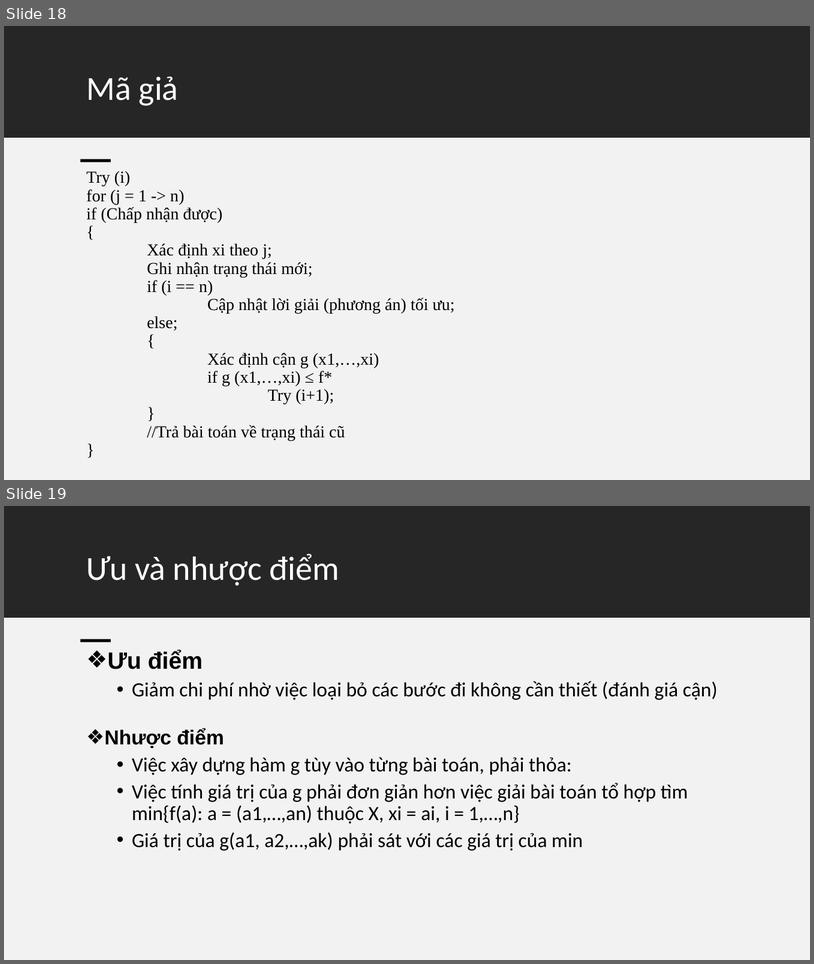
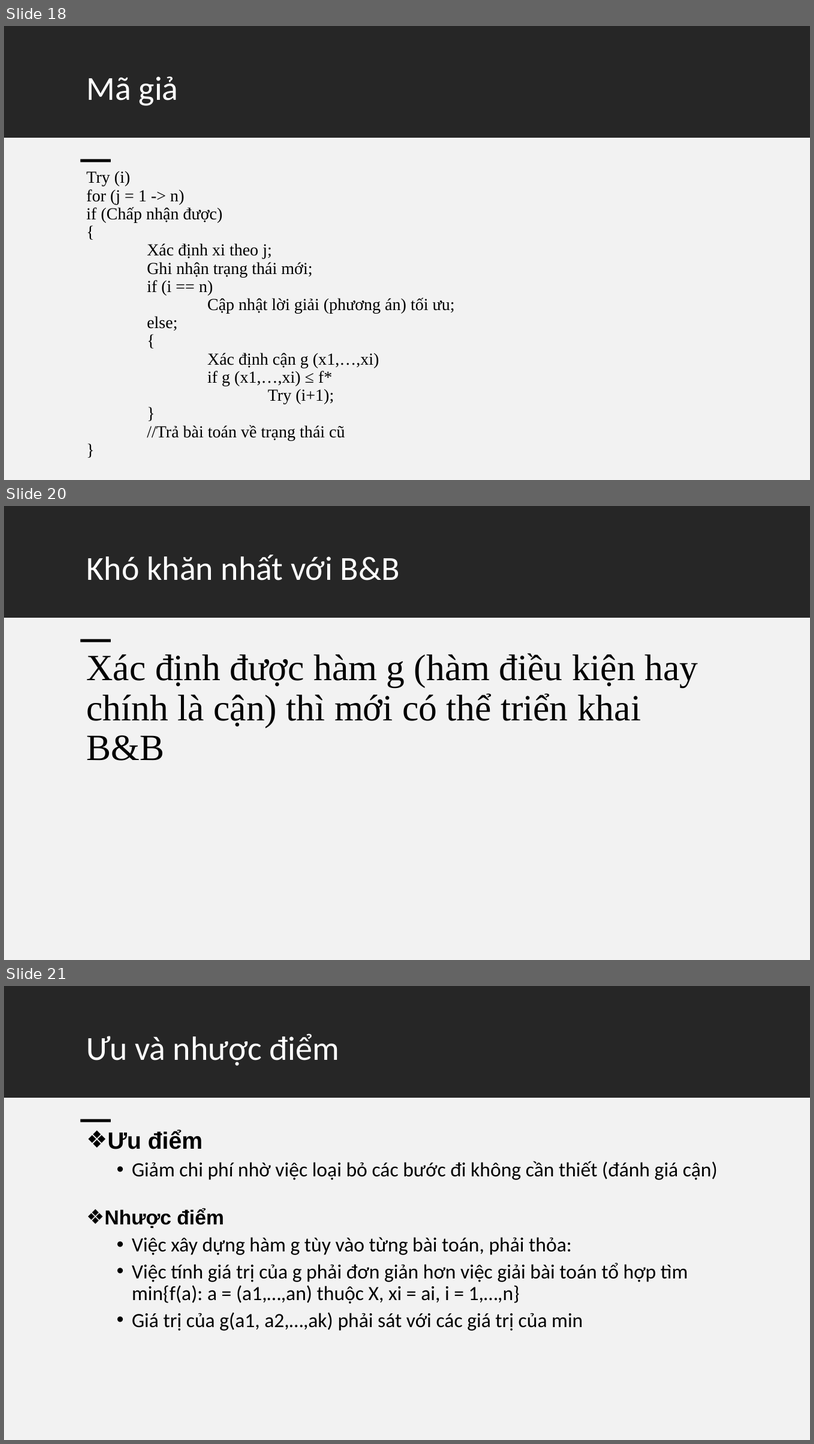
Before and after one commit to Nhatthanh1/CS112.L23.N09, a slide deck: Seminar/BranchAndBound.pptx. Shown one above the other, each under a label of ours: slides 18 and 19 before the commit, slides 18, 20 and 21 after it; the slides between them are not shown. The pictures are 814x964 and 814x1444 pixels, drawn with LibreOffice and Linux fonts; fonts in the diff are those of the drawing. Boxes give left, top, right and bottom in pixels: in the first picture for what was removed or moved away, otherwise in the second. Text is boxed around its words. In the diff, an @@ line names an element or a change of style, - is before the commit and + after.

```diff
--- a/Seminar/BranchAndBound.pptx
+++ b/Seminar/BranchAndBound.pptx
@@ slide 20 added at bbox=[4, 506, 810, 960], background #FFFFFF @@
@@ rectangle added at bbox=[4, 506, 810, 618], fill #262626 @@
@@ title added at bbox=[87, 555, 400, 580], 40 pt, text #FFFFFF @@
+Khó khăn nhất với B&B
@@ rectangle added at bbox=[4, 618, 810, 960], fill #F2F2F2 @@
@@ rectangle added at bbox=[81, 639, 111, 642], fill #000000 @@
@@ text added at bbox=[86, 653, 698, 760], 44 pt, text #000000 @@
+Xác định được hàm g (hàm điều kiện hay chính là cận) thì mới có thể triển khai B&B
@@ what was slide 19 is now slide 21 @@
```
Also in this commit, not shown: 2 other slides added.
